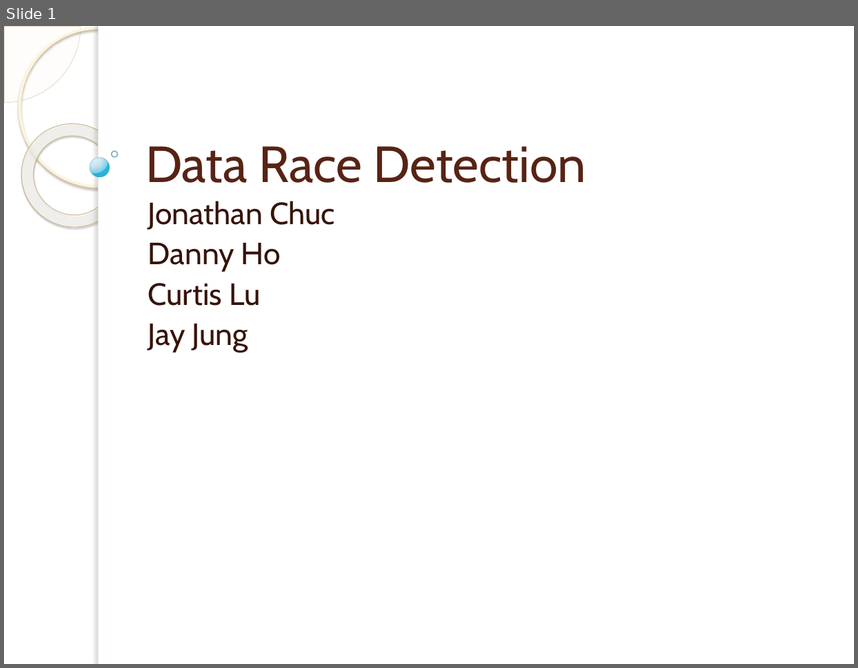
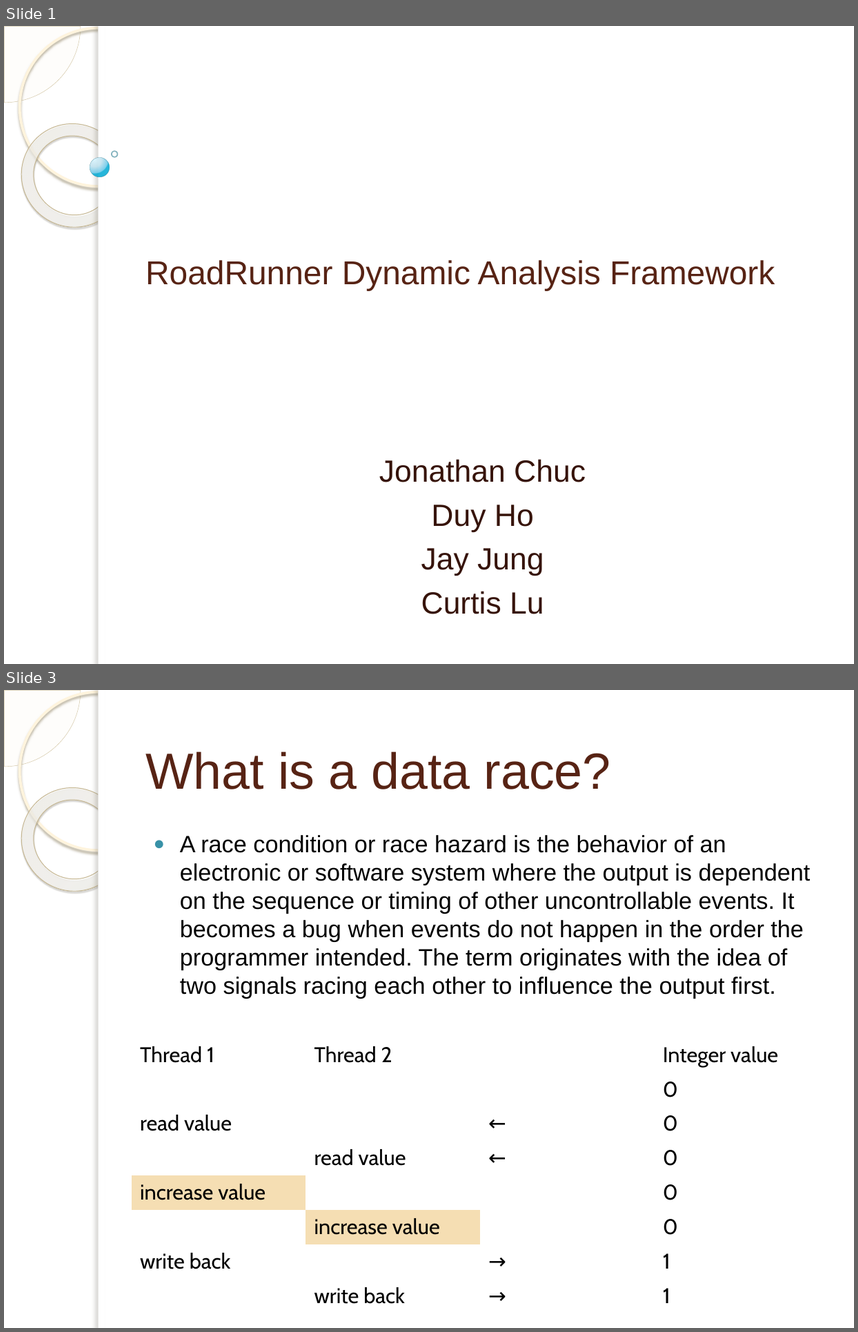
Before and after one commit to curtislu/CS356Projects, a slide deck: roadrunner.pptx. Shown one above the other, each under a label of ours: slide 1 before the commit, slides 1 and 3 after it; the slides between them are not shown. The pictures are 858x668 and 858x1332 pixels, drawn with LibreOffice and Linux fonts; fonts in the diff are those of the drawing; background and template pictures are left out. Boxes give left, top, right and bottom in pixels: in the first picture for what was removed or moved away, otherwise in the second. Text is boxed around its words. In the diff, an @@ line names an element or a change of style, - is before the commit and + after.

```diff
--- a/roadrunner.pptx
+++ b/roadrunner.pptx
@@ slide 3 added at box(4, 690, 854, 1328), background picture (left out); not listed: 5 template elements that a slide beside it also shows @@
@@ title added at box(146, 751, 611, 789), 43 pt, text #572314 @@
+What is a data race?
@@ text added at box(180, 835, 811, 998), 20 pt, text #000000 @@
+● A race condition or race hazard is the behavior of an electronic or software system where the output is dependent on the sequence or timing of other uncontrollable events. It becomes a bug when events do not happen in the order the programmer intended. The term originates with the idea of two signals racing each other to influence the output first.
@@ table added at box(132, 1037, 829, 1309), 8 rows, 4 columns @@
+Thread 1 | Thread 2 |  | Integer value
+ |  |  | 0
+read value |  | ← | 0
+ | read value | ← | 0
+increase value |  |  | 0
+ | increase value |  | 0
+write back |  | → | 1
+ | write back | → | 1
@@ slide 1 changed as well @@
@@ title at box(145, 260, 775, 290): text changed; size 43 to 28 pt; font Cabin to Arial @@
-Data Race Detection
+RoadRunner Dynamic Analysis Framework
@@ subtitle at box(148, 323, 248, 352): paragraph removed @@
-Jay Jung
@@ subtitle "Jonathan Chuc": place and size @@
-subtitle "Jonathan Chuc" at box(148, 201, 335, 352)
+subtitle "Jonathan Chuc" at box(379, 459, 586, 614)
@@ subtitle at box(379, 459, 586, 614): font Cabin to Arial in "Jonathan Chuc", "Curtis Lu"; alignment left to centre; line spacing 0.9 to 1 @@
@@ subtitle at box(421, 504, 544, 575): text changed; font Cabin to Arial @@
-Danny Ho
+Duy Ho
+Jay Jung
```
Also in this commit, not shown: 4 other slides changed, 1 slide removed.
